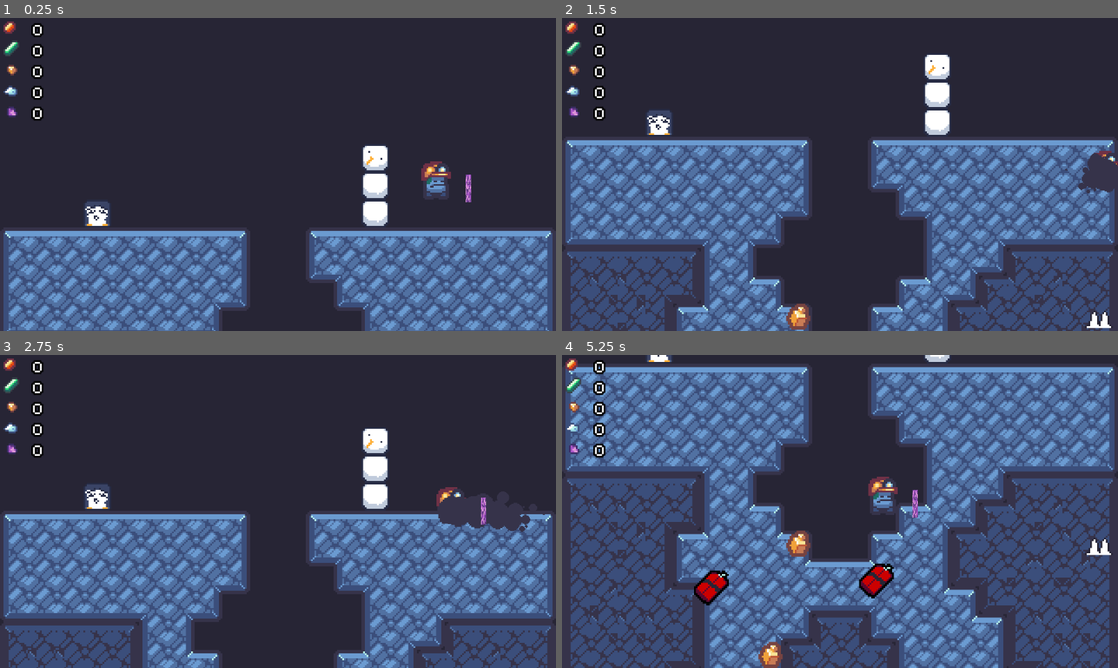
Above: before the commit, frames 1-4 (two rows, left to right).
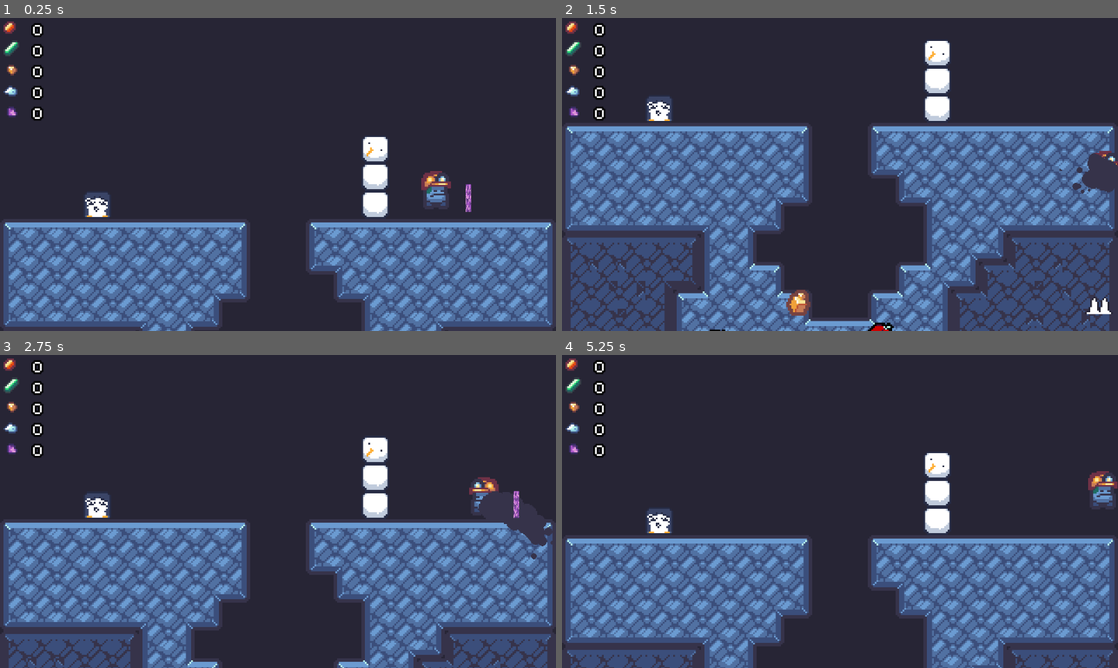
Above: after the commit, the same moments.

Repository: Ninesliced/ludumdare-57
Game: Godot game, scene res://scenes/main.tscn
The game is run twice, just before and just after one commit, with the same random seed, the same clock (stepped at 60 frames per second) and the same inputs. The engine's default icon, where the game draws it, is replaced by a stand-in: a white triangle on a blue panel in a dark square.
Inputs (mouse positions are in pixels of both pictures, inside the frame that each line leads up to):
- Up to frame 1 (0.25 s): no input
- Up to frame 2 (1.5 s): move the mouse to (962, 158) at 0.52 s; hold D (right) 0.53-1.25 s; hold J (burrow) 0.53-1.25 s; click (962, 158) at 0.67 s; tap Space (jump) at 0.77, 0.8, 1.07 s; drag from (728, 190) to (795, 318) at 1.27 s
- Up to frame 3 (2.75 s): move the mouse to (333, 442) at 2.02 s; hold A (left) from 2.03 s (still down); hold J (burrow) from 2.03 s (still down); tap Space (jump) at 2.3 s
- Up to frame 4 (5.25 s): release A (left) at 2.75 s; release J (burrow) at 2.75 s; drag from (812, 574) to (673, 464) at 2.77 s; move the mouse to (1006, 558) at 3.52 s; hold D (right) 3.53-4.25 s; hold Right mouse button (right_click) 3.53-4.25 s; tap Space (jump) at 3.77, 3.8, 4.07, 5.1 s; drag from (673, 464) to (712, 599) at 4.27 s; move the mouse to (867, 511) at 5.02 s; hold D (right) from 5.03 s (still down); click (867, 511) at 5.17 s

The runs differ from the first frame. In frame 1, 20% of the frame differs, in the area x 0-100%, y 38-100%; in frame 2, 35%; in frame 3, 24%; in frame 4, 68%, in the area x 0-100%, y 0-100%.

Commit message:
player parameters changes;

Diff:
--- a/scenes/entities/player/player.tscn
+++ b/scenes/entities/player/player.tscn
@@ -8,12 +8,11 @@
 [ext_resource type="Texture2D" uid="uid://dbvkuuuobxxxc" path="res://assets/images/characters/player_walk.png" id="4_yywfu"]
 [ext_resource type="PackedScene" uid="uid://dbph4hfobefpw" path="res://addons/state_machine/state.tscn" id="5_1murt"]
 [ext_resource type="Texture2D" uid="uid://dl50tcx701p1m" path="res://assets/images/particle/form/circle_16.png" id="5_ovg4i"]
-[ext_resource type="PackedScene" path="res://scenes/entities/player/components/player_burrowed_component.tscn" id="6_1murt"]
+[ext_resource type="PackedScene" uid="uid://cftaabj0iyqv5" path="res://scenes/entities/player/components/player_burrowed_component.tscn" id="6_1murt"]
 [ext_resource type="Script" uid="uid://c3g8y5730vrjl" path="res://scenes/entities/player/states/borrowed.gd" id="6_5sj0x"]
 [ext_resource type="Script" uid="uid://j8o233wa8k7s" path="res://scenes/entities/player/states/grounded.gd" id="7_ovg4i"]
 [ext_resource type="Script" uid="uid://bbtpx3uely5l6" path="res://scenes/entities/player/grounded_detector.gd" id="9_5sj0x"]
-[ext_resource type="PackedScene" path="res://scenes/entities/player/components/stamina_component.tscn" id="11_7wli1"]
-[ext_resource type="Texture2D" uid="uid://bv62lum38cnu7" path="res://assets/images/particle/form/circle_32.png" id="12_j0oqr"]
+[ext_resource type="PackedScene" uid="uid://dbfqheet23eng" path="res://scenes/entities/player/components/stamina_component.tscn" id="11_7wli1"]
 
 [sub_resource type="AtlasTexture" id="AtlasTexture_r4dfn"]
 atlas = ExtResource("2_r4dfn")
@@ -176,7 +175,8 @@
 color = Color(0.211765, 0.2, 0.290196, 1)
 
 [node name="PlayerBurrowedComponent" parent="StateMachine/Burrowed" node_paths=PackedStringArray("player") instance=ExtResource("6_1murt")]
-rotation_speed = 10.0
+acceleration = 500.0
+rotation_speed = 6.0
 move_speed = 140.0
 player = NodePath("../../..")
 
@@ -189,6 +189,11 @@
 min_run_speed_animation = 40.0
 
 [node name="PlayerGroundMovementComponent" parent="StateMachine/Grounded" node_paths=PackedStringArray("player") instance=ExtResource("2_635qg")]
+move_speed = 100.0
+acceleration = 500.0
+deceleration = 500.0
+air_decceleration = 250.0
+jump_height = 40.0
 player = NodePath("../../..")
 
 [node name="GroundedDetector" type="Area2D" parent="."]
Not shown: 1 places in scenes/entities/player/player.tscn that only renumber resources
